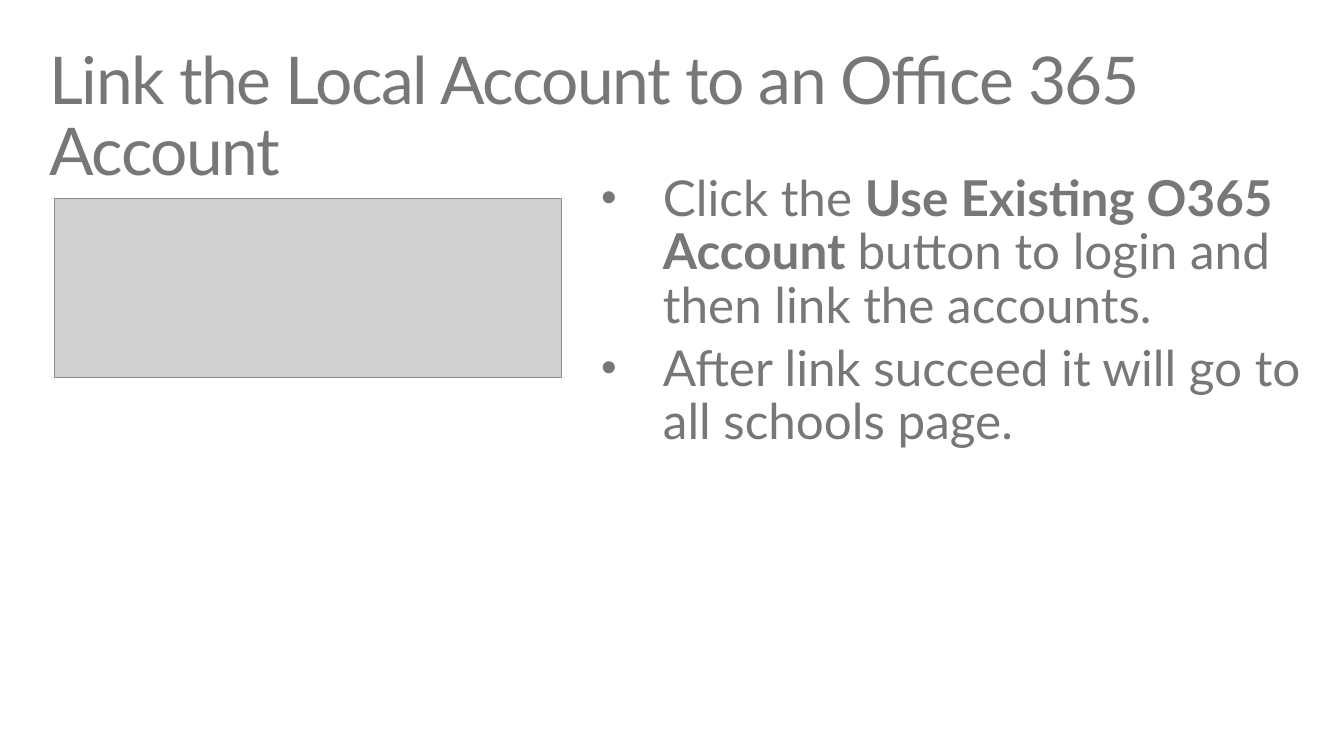
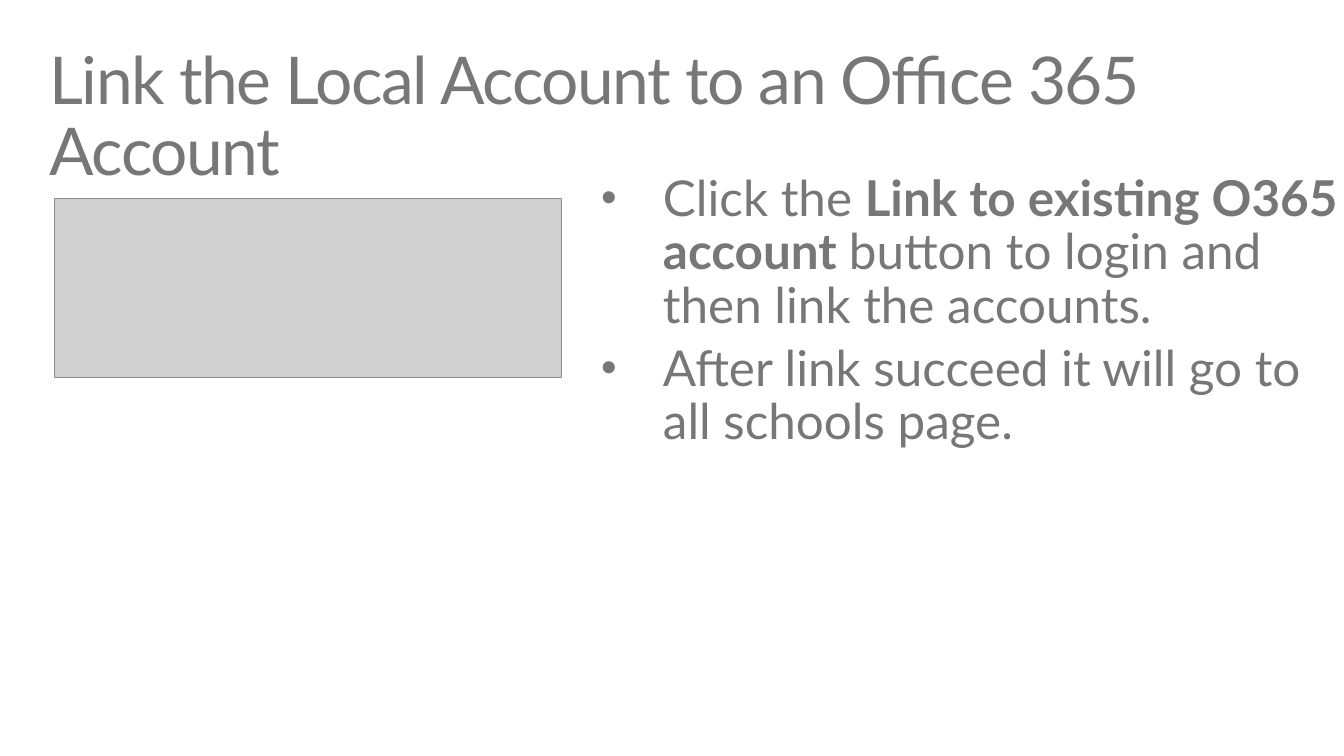
Before and after one commit to pdechaine12/O365-EDU-AspNetMVC-Samples, a slide deck: slide 18 of EDU GRAPH-API Demo Script.pptx (slide 19 before the commit). Drawn at 1344x756 pixels with LibreOffice and Linux fonts; fonts in the diff are those of the drawing; grey boxes stand for pictures. Boxes give left, top, right and bottom in pixels: in the first picture for what was removed or moved away, otherwise in the second. Text is boxed around its words. In the diff, an @@ line names an element or a change of style, - is before the commit and + after.

```diff
--- a/EDU GRAPH-API Demo Script.pptx
+++ b/EDU GRAPH-API Demo Script.pptx
@@ text at [663, 179, 1338, 324]: text changed @@
-• Click the Use Existing O365 Account button to login and then link the accounts.
+• Click the Link to existing O365 account button to login and then link the accounts.
```
Also in this commit, not shown: 5 other slides changed, 1 slide removed, 48 other files.
